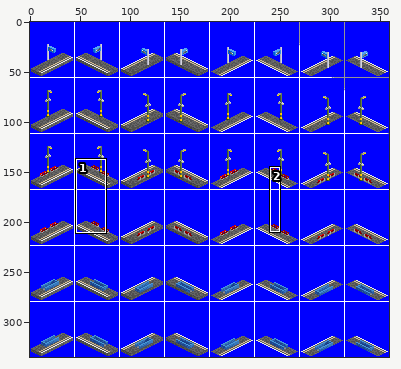
Edited in one commit: sprite sheet (sprites_grafika/regi_peronok.png). Above: a wide view before the commit, with the close-up outlined.
Close-up. Before the commit:
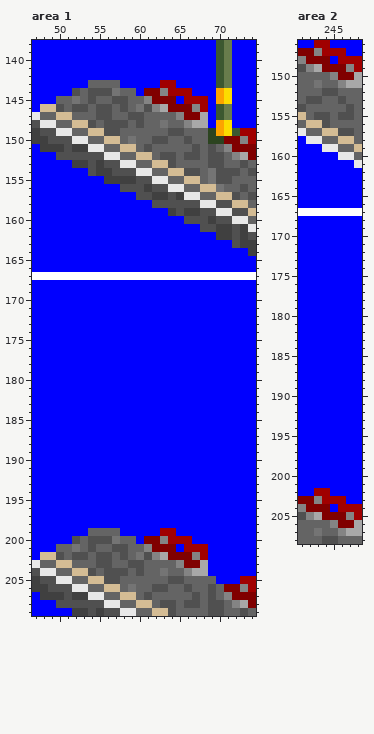
The file is 359x335 pixels. Shown: area 1: x 47..74, y 138..209; area 2: x 241..248, y 146..208.
The result:
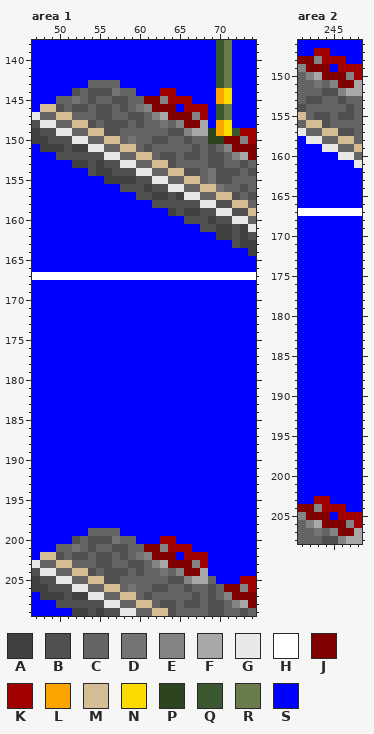
Palette (. is transparent): A #404040  B #505050  C #646464  D #747474  E #848484  F #a8a8a8  G #e8e8e8  H #ffffff  J #800000  K #a00000  L #fca400  M #d4bc94  N #fcdc00  P #2c4420  Q #3c5830  R #687c4c  S #0000ff
Difference:
Changed rows in their new state; - is an unchanged pixel.
Area 1:
first column x 61:
143 --SS----
144 SSK-SS--
145 J-EKK-SS
146 EJJ-SKK-
147 -EFJJ-EK
148 ----EJJ-
149 -----EFF
first column x 61:
199 --SS----
200 SSK-SS--
201 J-EKK-SS
202 EJJ-SKK-
203 -EFJJ-EK
204 ----EJJ-
205 -----EFF
Area 2:
first column x 241:
146 --SS----
147 SSK-SS--
148 J-EKK-SS
149 EJJ-SKK-
150 -EFJJ-EK
151 ----EJJ-
152 -----EFF
first column x 241:
202 --SS----
203 SSK-SS--
204 J-EKK-SS
205 EJJ-SKK-
206 -EFJJ-EK
207 ----EJJ-
208 -----EFF
